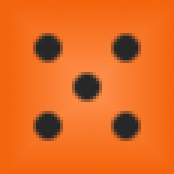
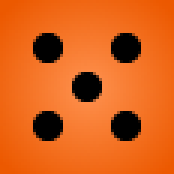
The second 174 × 174 image is a revision of the first. Changes to its layers:
added layer "pips" above "orange" over [33,33,141,141]
added layer "orange" above "New Layer#1" over [0,0,174,174]
hid "New Layer#1" over [0,0,174,174]
